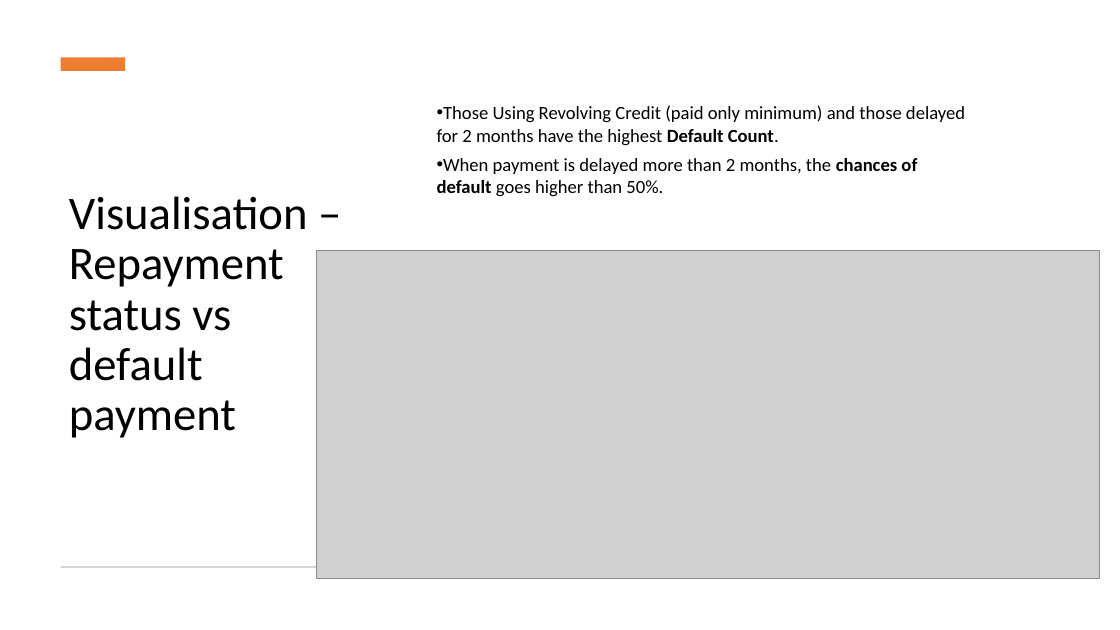
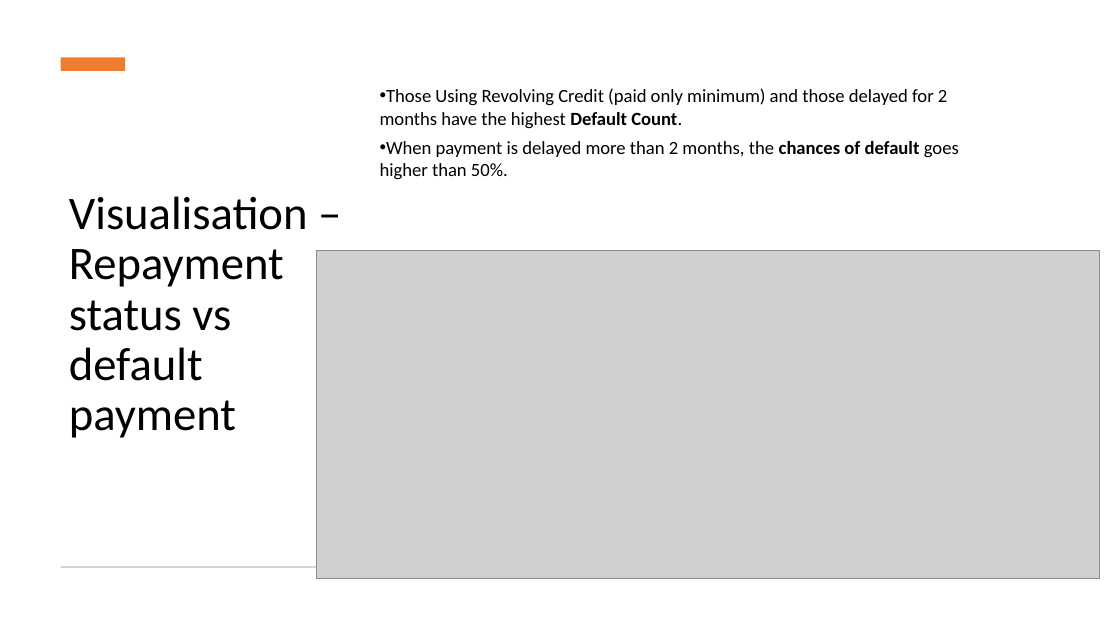
Before and after one commit to pragyanandan/mini-Project-2-ML, a slide deck: slide 7 of Mini-Project.pptx. Drawn at 1120x630 pixels with LibreOffice and Linux fonts; fonts in the diff are those of the drawing; grey boxes stand for pictures. Boxes give left, top, right and bottom in pixels: in the first picture for what was removed or moved away, otherwise in the second. Text is boxed around its words. In the diff, an @@ line names an element or a change of style, - is before the commit and + after.

```diff
--- a/Mini-Project.pptx
+++ b/Mini-Project.pptx
@@ text "Those Using Revolving Credit (paid ..." rewrapped from [437, 105, 965, 197] to [380, 88, 959, 180] @@
```
Also in this commit, not shown: 3 other slides changed.
